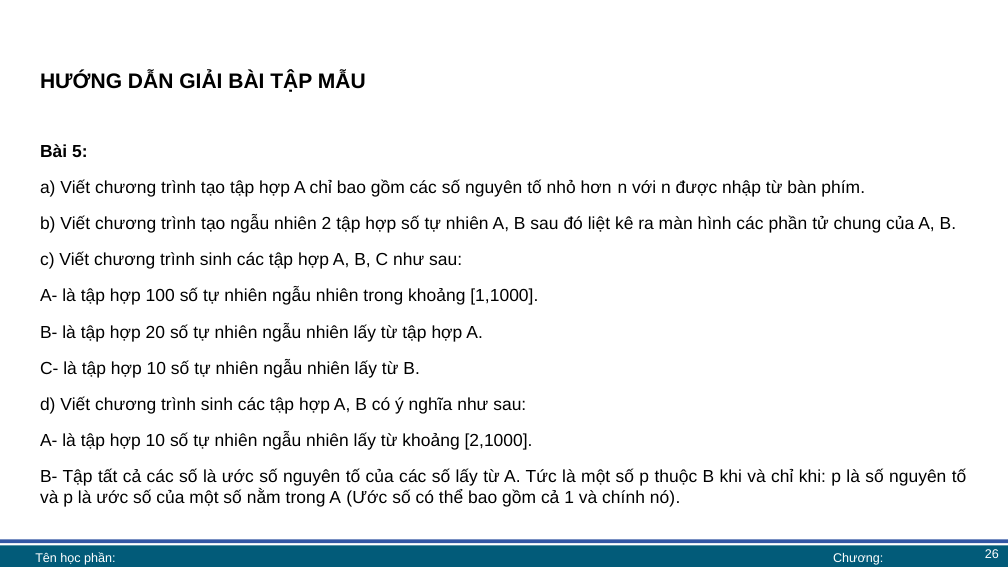
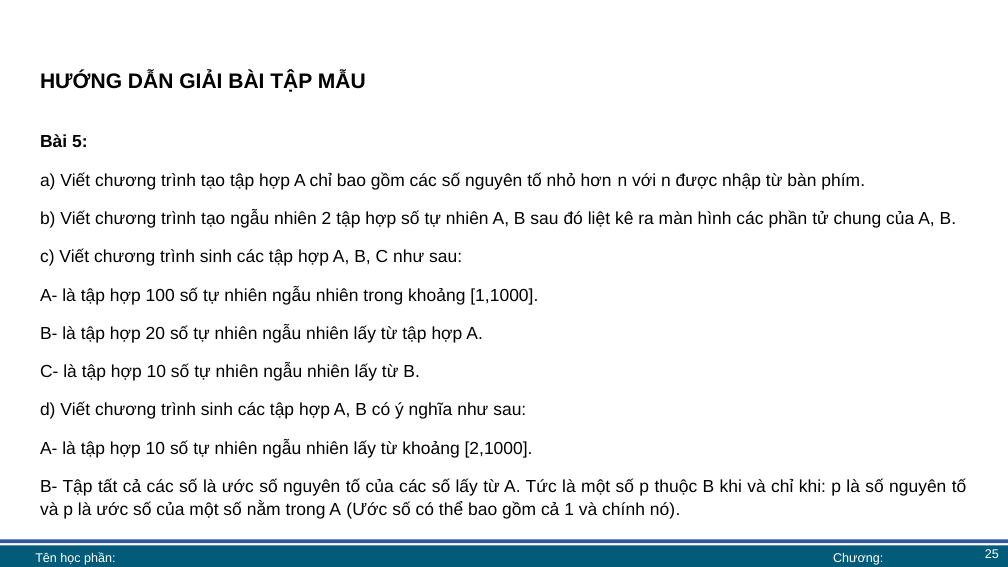
Before and after one commit to lhaaaaa/17A2-Ca-sang, a slide deck: slide 25 of Lab 6 + 7/Lab 7 bài giảng.pptx (slide 26 before the commit). Drawn at 1008x567 pixels with LibreOffice and Linux fonts; fonts in the diff are those of the drawing; background and template pictures are left out. Boxes give left, top, right and bottom in pixels: in the first picture for what was removed or moved away, otherwise in the second. Text is boxed around its words. In the diff, an @@ line names an element or a change of style, - is before the commit and + after.

```diff
--- a/Lab 6 + 7/Lab 7 bài giảng.pptx
+++ b/Lab 6 + 7/Lab 7 bài giảng.pptx
@@ text "Bài 5:": place and size @@
-text "Bài 5:" at [40, 144, 967, 507]
+text "Bài 5:" at [40, 134, 967, 519]
@@ text "Bài 5:" at [40, 134, 967, 519]: line spacing 1 to 1.1 @@
```
Also in this commit, not shown: 4 other slides changed, 1 slide removed, 4 other files.
